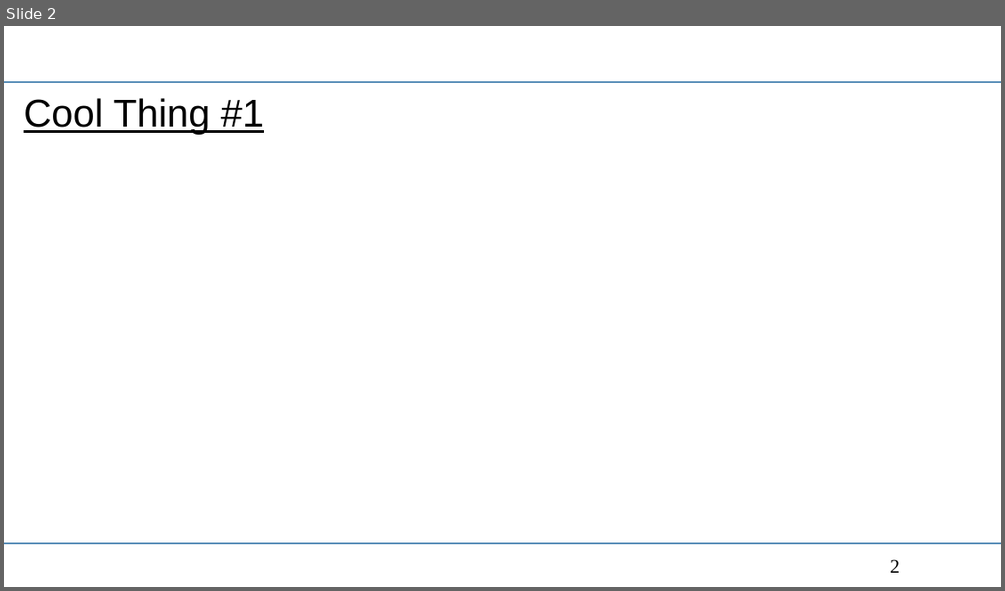
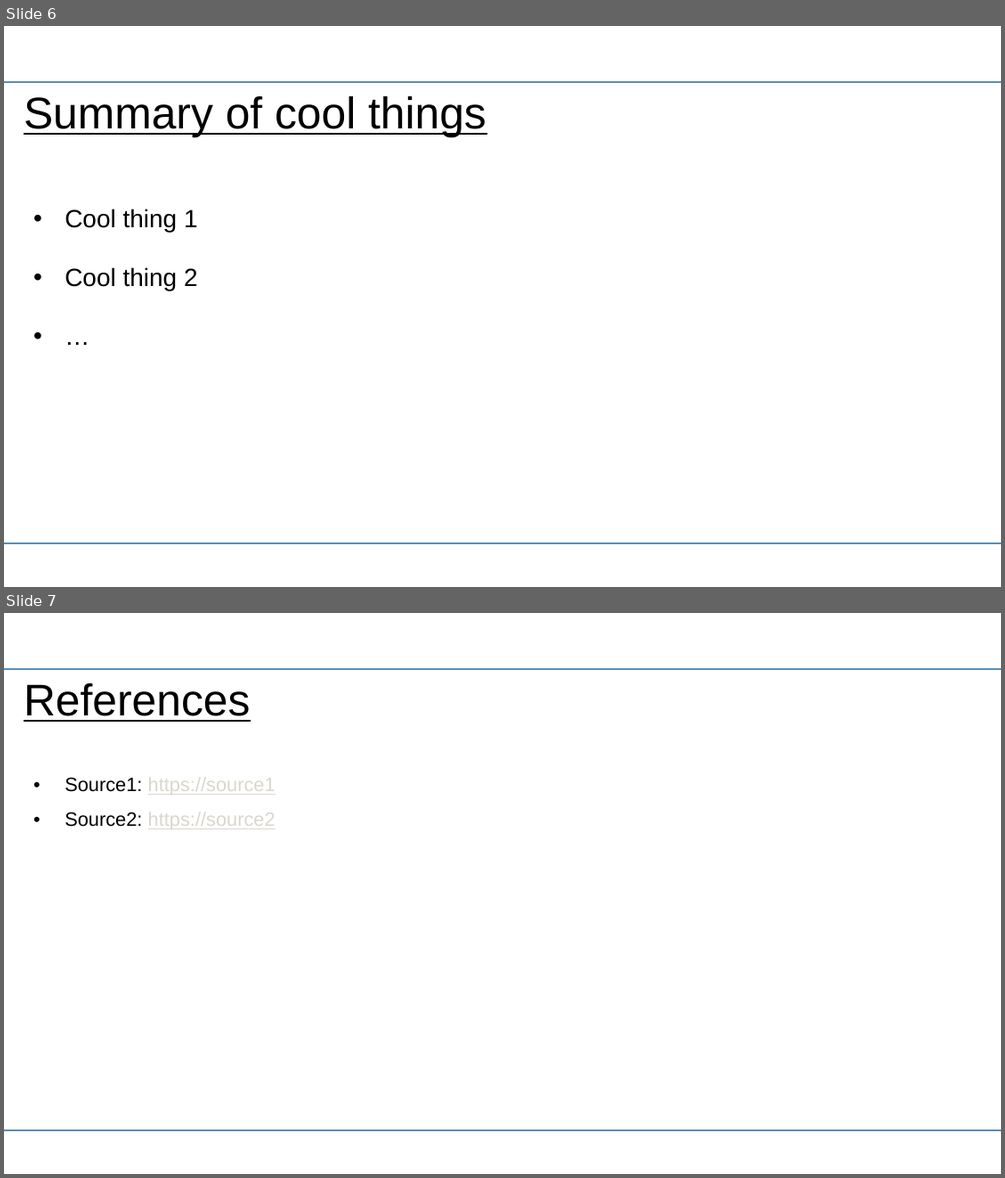
Before and after one commit to TUM-I5/MolSim, a slide deck: presentations/templates/PRESENTATION_TEMPLATE.pptx. Shown one above the other, each under a label of ours: slide 2 before the commit, slides 6 and 7 after it. The pictures are 1005x591 and 1005x1178 pixels, drawn with LibreOffice and Linux fonts; fonts in the diff are those of the drawing; background and template pictures are left out. Boxes give left, top, right and bottom in pixels: in the first picture for what was removed or moved away, otherwise in the second. Text is boxed around its words. In the diff, an @@ line names an element or a change of style, - is before the commit and + after.

```diff
--- a/presentations/templates/PRESENTATION_TEMPLATE.pptx
+++ b/presentations/templates/PRESENTATION_TEMPLATE.pptx
@@ slide 7 added at [4, 613, 1001, 1174], background #FFFFFF; not listed: 2 template elements that a slide beside it also shows @@
@@ title added at [24, 683, 250, 722], 32 pt, text #000000, underline @@
+References
@@ subtitle added at [65, 777, 275, 829], 14 pt, text #DAD7CB, underline @@
+• Source1: https://source1
+• Source2: https://source2
@@ what was slide 2 is now slide 6 @@
@@ slide 6 changed as well @@
@@ title at [24, 96, 486, 138]: text changed; size 28 to 32 pt @@
-Cool Thing #1
+Summary of cool things
@@ subtitle added at [65, 208, 198, 290], 18 pt, text #000000 @@
+• Cool thing 1
+• Cool thing 2
+• …
@@ page number removed at [890, 559, 899, 572] @@
-2
```
Also in this commit, not shown: 1 other slide changed, 4 other slides added, 3 slides removed, 7 other files.
